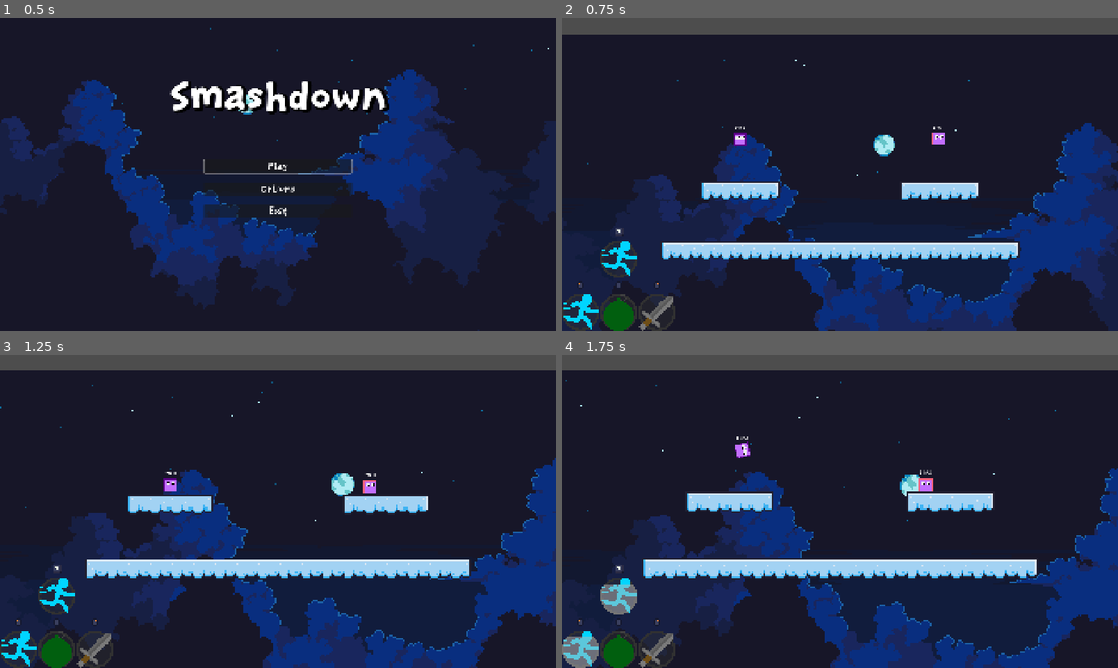
Above: before the commit, frames 1-4 (two rows, left to right).
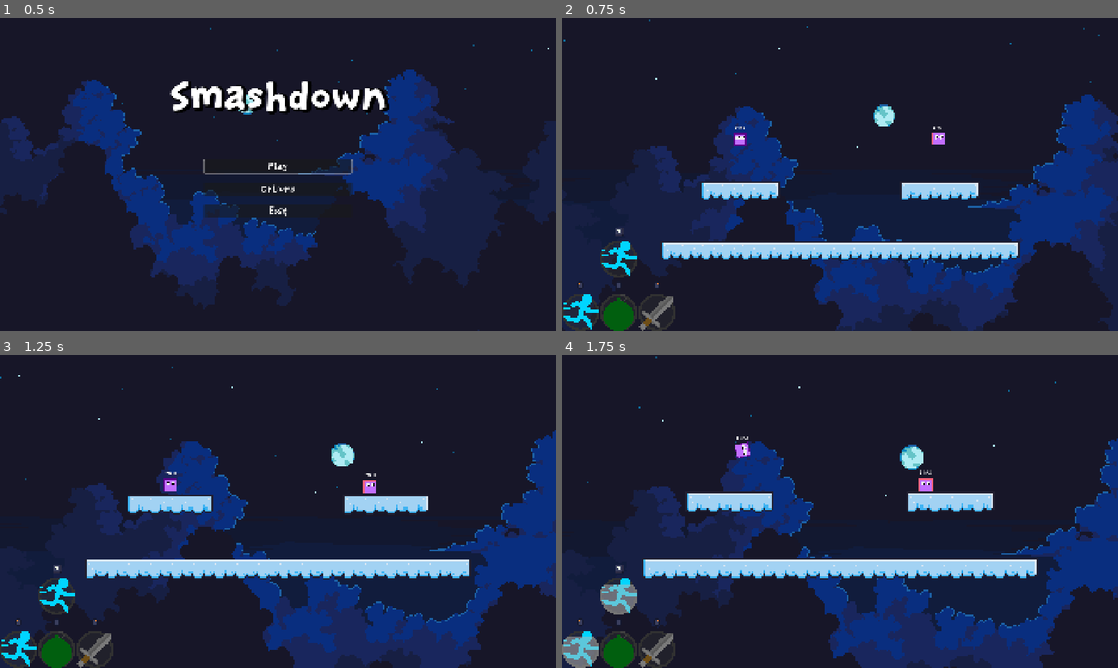
Above: after the commit, the same moments.

Repository: BoppleOpple/beat-the-clock
Game: Godot game, scene res://ui/main_menu/main_menu.tscn
Same seed, same stepped clock (60 frames per second), same inputs: the game is played once before the commit and once after it.
Inputs (mouse positions are in pixels of both pictures, inside the frame that each line leads up to):
- Up to frame 1 (0.5 s): no input
- Up to frame 2 (0.75 s): click "Play" at 0.5 s
- Up to frame 3 (1.25 s): no input
- Up to frame 4 (1.75 s): move the mouse to (734, 486) at 1.27 s; hold D (gameplay_right) from 1.28 s (still down); tap Shift (gameplay_ability_combo) at 1.35 s; click (734, 486) at 1.42 s; tap Space (gameplay_jump) at 1.52 s

Frame 1 is identical in both runs. In frame 2, 25% of the frame differs, in the area x 0-100%, y 0-100%; in frame 3, 24%; in frame 4, 23%.

Commit message:
Added New Stage
Fixed Background
Added new stage base with Outdoors

Diff:
--- /dev/null
+++ b/outdoors.tscn
@@ -0,0 +1,26 @@
+[gd_scene format=3 uid="uid://cm2piyra7snue"]
+
+[ext_resource type="PackedScene" uid="uid://dwt17i7gpe4e" path="res://stages/stage_base.tscn" id="1_h8hoj"]
+[ext_resource type="PackedScene" uid="uid://dw2g6eoux7bwu" path="res://stages/components/outdoors.tscn" id="2_wm836"]
+
+[node name="StageBase" unique_id=12831427 instance=ExtResource("1_h8hoj")]
+
+[node name="Outdoors" parent="Platforms" parent_id_path=PackedInt32Array(1209469810) index="0" unique_id=943197408 instance=ExtResource("2_wm836")]
+
+[node name="TopLeftPOI" parent="." index="3" unique_id=878759041]
+position = Vector2(-768, -275)
+
+[node name="BottomRightPOI" parent="." index="4" unique_id=565622059]
+position = Vector2(844, 348)
+
+[node name="Marker2D" type="Marker2D" parent="SpawnPoints" parent_id_path=PackedInt32Array(355737548) index="0" unique_id=897074003]
+position = Vector2(-610, -189)
+
+[node name="Marker2D2" type="Marker2D" parent="SpawnPoints" parent_id_path=PackedInt32Array(355737548) index="1" unique_id=216634880]
+position = Vector2(290, -117)
+
+[node name="Marker2D3" type="Marker2D" parent="SpawnPoints" parent_id_path=PackedInt32Array(355737548) index="2" unique_id=834016510]
+position = Vector2(-445, 120)
+
+[node name="Marker2D4" type="Marker2D" parent="SpawnPoints" parent_id_path=PackedInt32Array(355737548) index="3" unique_id=1834022316]
+position = Vector2(729, -23)
--- a/stages/stage_base.gd
+++ b/stages/stage_base.gd
@@ -3,6 +3,7 @@
 
 # Called when the node enters the scene tree for the first time.
 func _ready() -> void:
+	$Background/BG.offset.y = -100
 	pass # Replace with function body.
 
 # Called every frame. 'delta' is the elapsed time since the previous frame.
